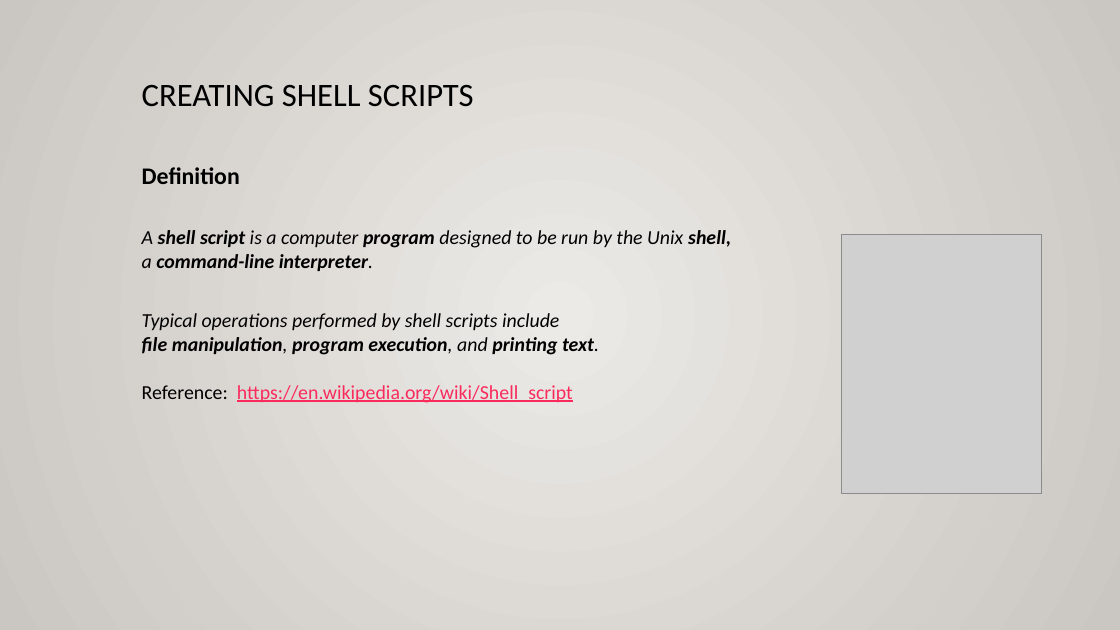
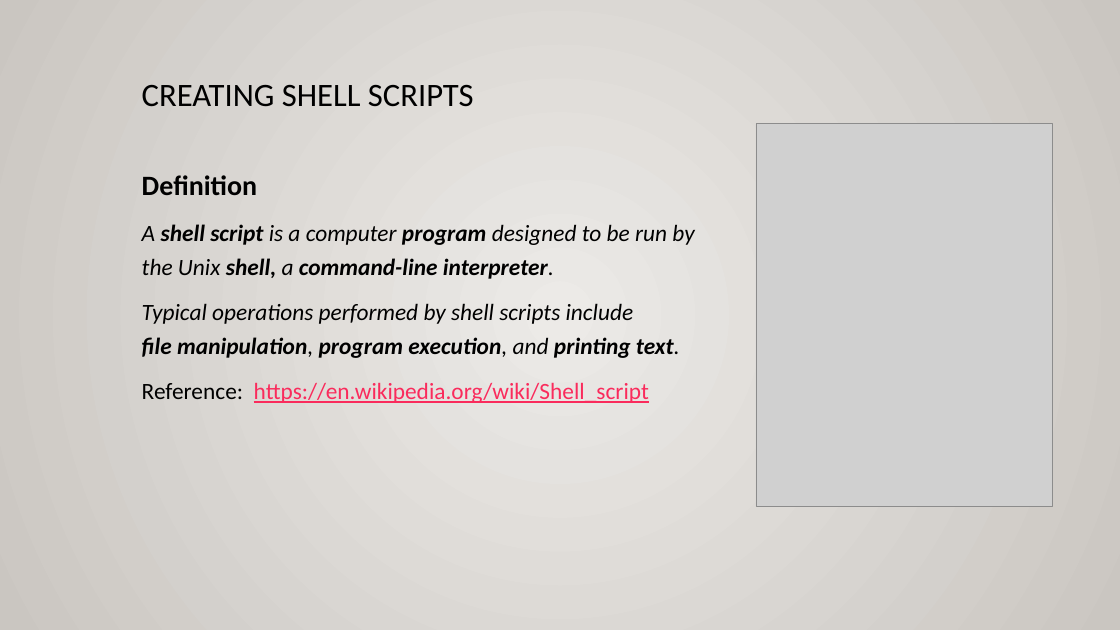
Before and after one commit to ULI101/slides, a slide deck: slide 3 of ULI101-11.1.pptx. Drawn at 1120x630 pixels with LibreOffice and Linux fonts; fonts in the diff are those of the drawing; grey boxes stand for pictures. Boxes give left, top, right and bottom in pixels: in the first picture for what was removed or moved away, otherwise in the second. Text is boxed around its words. In the diff, an @@ line names an element or a change of style, - is before the commit and + after.

```diff
--- a/ULI101-11.1.pptx
+++ b/ULI101-11.1.pptx
@@ picture: place and size @@
-picture at <box>842,235,1041,493</box>
+picture at <box>756,124,1052,507</box>
@@ text at <box>142,175,694,279</box>: size 20.4 to 24 pt in "Definition"; size 17 to 20 pt in "A shell script is a computer program ..."; line spacing 1 to 1.2 @@
@@ text at <box>142,303,680,403</box>: text changed; size 17 to 20 pt @@
-Typical operations performed by shell scripts include
-file manipulation, program execution, and printing text.
-Reference: https://en.wikipedia.org/wiki/Shell_script
+Typical operations performed by shell scripts include
+file manipulation, program execution, and printing text.
+Reference: https://en.wikipedia.org/wiki/Shell_script
```
Also in this commit, not shown: 18 other slides changed, 3 other files.
